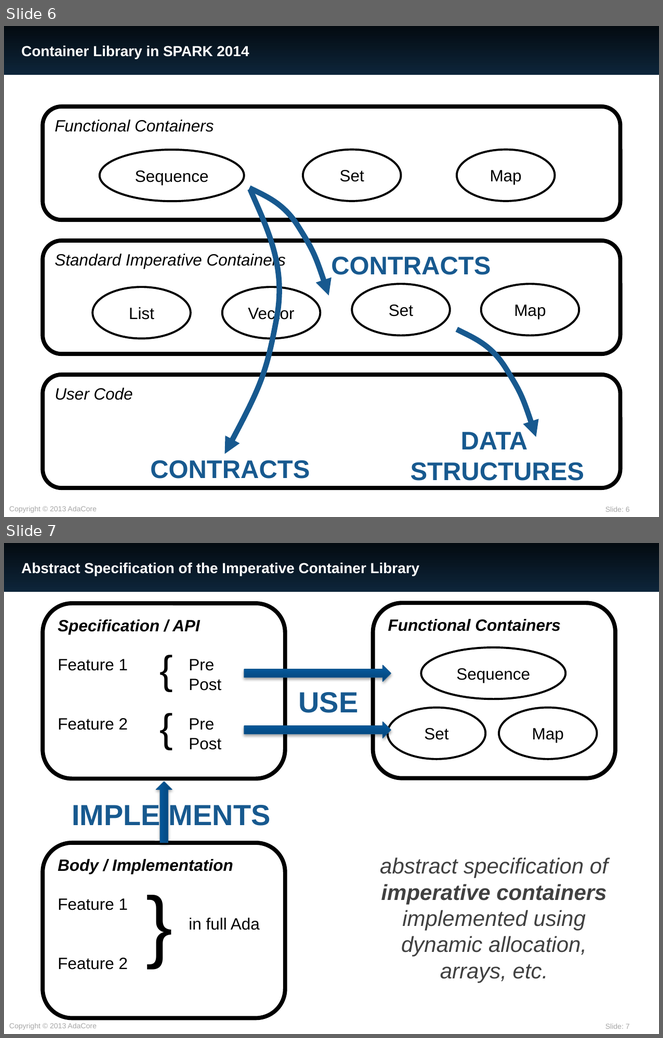
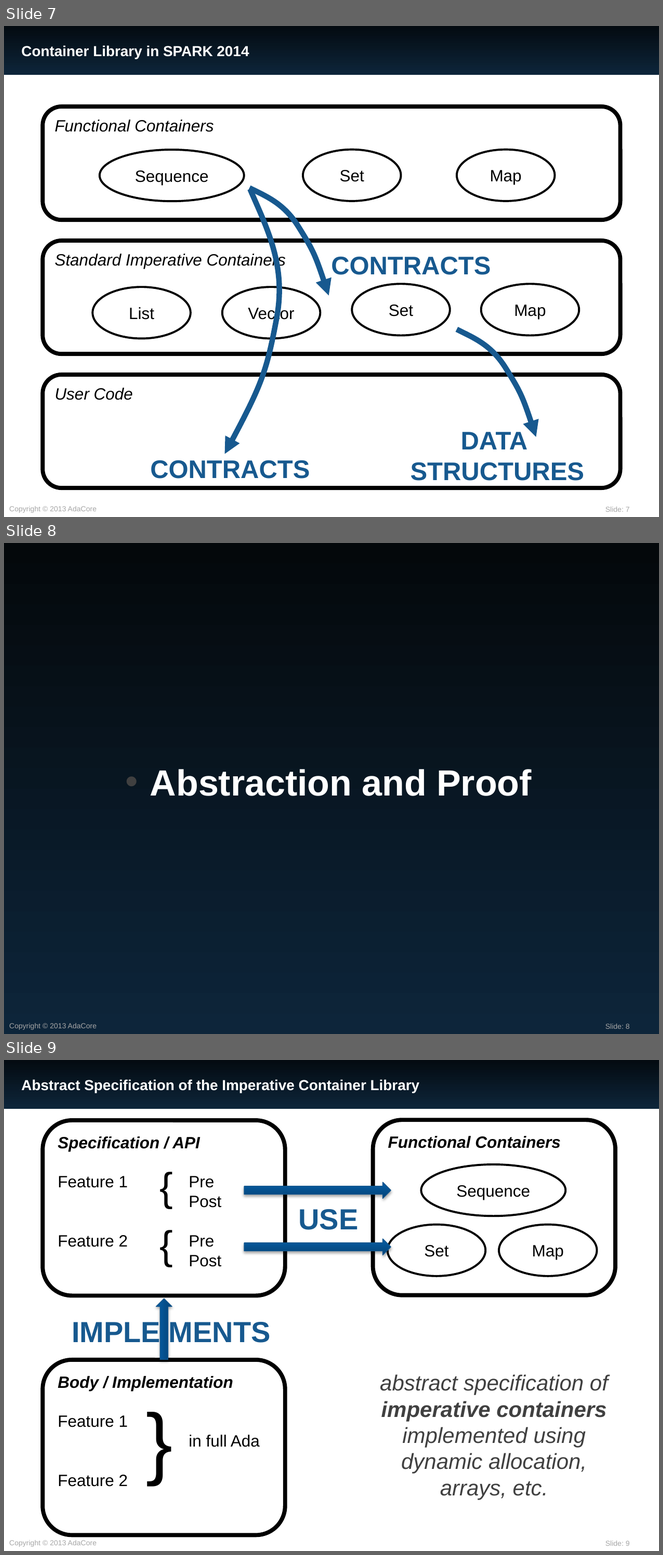
Before and after one commit to AdaCore/spark2014, a slide deck: slides/RSSRail_2016/SPARK.pptx. Shown one above the other, each under a label of ours: slides 6 and 7 before the commit, slides 7, 8 and 9 after it. The pictures are 663x1038 and 663x1555 pixels, drawn with LibreOffice and Linux fonts; fonts in the diff are those of the drawing. Boxes give left, top, right and bottom in pixels: in the first picture for what was removed or moved away, otherwise in the second. Text is boxed around its words. In the diff, an @@ line names an element or a change of style, - is before the commit and + after.

```diff
--- a/slides/RSSRail_2016/SPARK.pptx
+++ b/slides/RSSRail_2016/SPARK.pptx
@@ slide 8 added at bbox=[4, 543, 659, 1034], background gradient #04080B to #0D253A; not listed: 2 template elements that a slide beside it also shows @@
@@ text added at bbox=[150, 769, 531, 796], 40 pt, text #FFFFFF, bold @@
+• Abstraction and Proof
@@ what was slide 6 is now slide 7 @@
@@ page number at bbox=[606, 507, 630, 512]: text changed @@
-Slide: 6
+Slide: 7
@@ what was slide 7 is now slide 9 @@
@@ page number at bbox=[606, 1541, 630, 1546]: text changed @@
-Slide: 7
+Slide: 9
```
Also in this commit, not shown: 7 slides changed, 3 other slides added.
